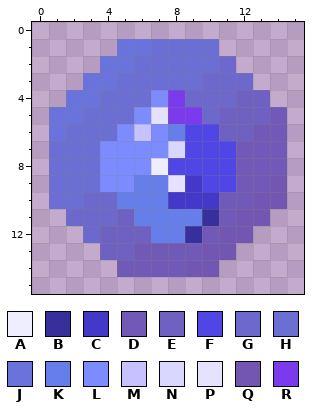
Pixel-art sprite: favicon-16x16.png. Above: the version before the commit.
The file is 16x16 pixels. Colours within 5 levels of each other are drawn and written as one.
Palette (. is transparent): A #efeefe  B #372f9b  C #4338ca  D #715ab7  E #6f61c1  F #4f46e5  G #6d68cb  H #6b6ed3  J #6973db  K #667eea  L #7c8cff  M #c7c2ff  N #d9d6ff  P #e4e2ff  Q #7356b1  R #7c3aed
Pixels before, first column x 1:
 1 ....JJHHHH....
 2 ...JJHHHHHG...
 3 ..JJHHHHHGGG..
 4 .JJHHHLRGGGEE.
 5 JJHHHLPRRGEEED
 6 JHHHLMLKFFEEDD
 7 HHHLLLLNFFFDDD
 8 HHHLLLAFFFFDDD
 9 HHHLLKKPCFFDDQ
10 HHGGKKKCCCDDQQ
11 .GGGEKKKKBDQQ.
12 ..GEEEKKBDQQ..
13 ...EEDDDDQQ...
14 ....DDDDQQ....
And afterwards:
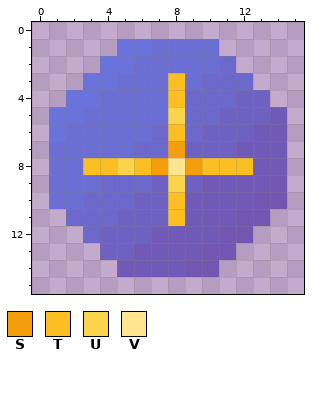
Colours new in this view: S #f59e0b  T #fbbf24  U #fcd34d  V #ffe58f
Edits made:
y 3: x 8 H -> T
y 4: x 7..8 LR -> HT
y 5: x 6..9 LPRR -> HHUG
y 6: x 5..10 LMLKFF -> HHGTGE
y 7: x 4..11 LLLLNFFF -> HHGGSEEE
y 8: x 3..12 HLLLAFFFFD -> TTUTSVSTTT
y 9: x 4..11 LLKKPCFF -> GGGEUEDD
y 10: x 5..10 KKKCCC -> GEETDD
y 11: x 6..10 KKKKB -> EETDD
y 12: x 7..9 KKB -> DDD
